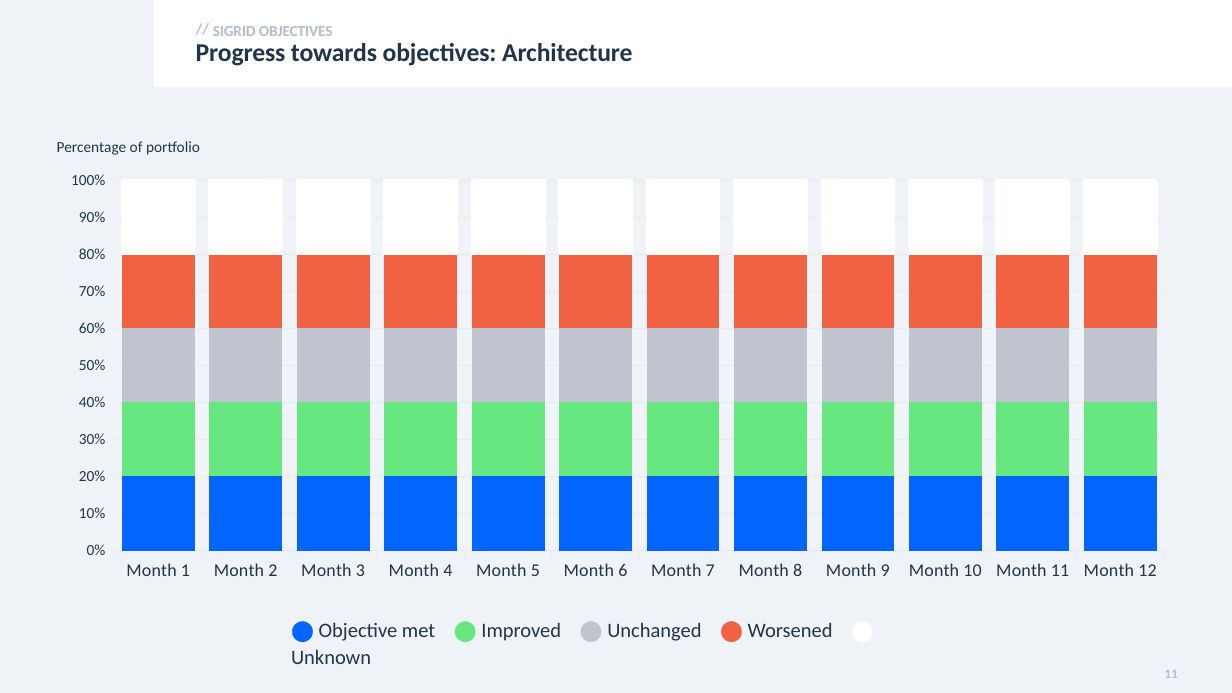
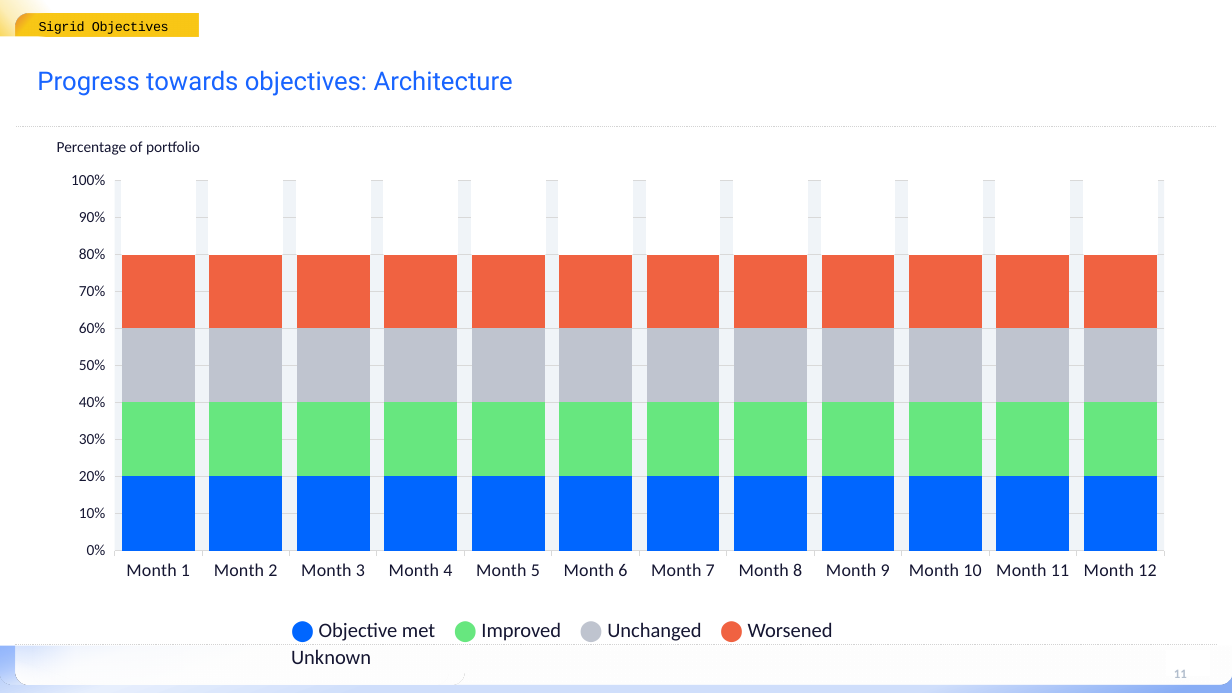
Before and after one commit to mardibiase/sigrid-integrations, a slide deck: slide 11 of report-generator/src/report_generator/presets/templates/portfolio-overview.pptx. Drawn at 1232x693 pixels with LibreOffice and Linux fonts; fonts in the diff are those of the drawing; background and template pictures are left out. Boxes give left, top, right and bottom in pixels: in the first picture for what was removed or moved away, otherwise in the second. Text is boxed around its words. In the diff, an @@ line names an element or a change of style, - is before the commit and + after.

```diff
--- a/report-generator/src/report_generator/presets/templates/portfolio-overview.pptx
+++ b/report-generator/src/report_generator/presets/templates/portfolio-overview.pptx
@@ rectangle removed at box(0, 0, 1232, 693) @@
@@ rectangle added at box(0, 0, 140, 43), fill gradient #F8C716 @@
@@ rounded rectangle added at box(16, 13, 128, 52), fill gradient #E88C36 to #F8C716 @@
@@ text at box(39, 21, 169, 34): text changed; size 12 to 10.5 pt; font Calibri to Courier New; text colour #B2BECD to #000000; bold off @@
-SIGRID OBJECTIVES
+Sigrid Objectives
@@ text "Sigrid Objectives": place and size @@
-text "Sigrid Objectives" at box(213, 26, 333, 36)
+text "Sigrid Objectives" at box(39, 13, 199, 36)
@@ text "Sigrid Objectives" at box(39, 13, 199, 36): vertical alignment top to middle; fill none to gradient #F8C716 to #F9C716 @@
@@ text removed at box(187, 15, 221, 43) @@
-//
@@ rectangle added at box(0, 36, 287, 67), fill #FFFFFF @@
@@ title "Progress towards objectives: Architecture": place and size @@
-title "Progress towards objectives: Architecture" at box(196, 43, 633, 66)
+title "Progress towards objectives: Architecture" at box(37, 70, 513, 96)
@@ title "Progress towards objectives: Architecture" at box(37, 70, 513, 96): font Calibri to Roboto, text colour #1F354B to #1864FF, letter spacing -0.1 to 0 pt, bold off; line spacing 0.9 to 1; vertical alignment top to middle @@
@@ line added from (1216, 127) to (16, 127), #D3D3D3 0.75 pt dashed @@
@@ text "Percentage of portfolio" at box(57, 141, 200, 155): text colour #1F354B to #151632 @@
@@ column stacked 100% chart at box(48, 163, 1187, 591) @@
@@ category axis changed @@
@@ value axis changed @@
@@ lettering changed @@
@@ rectangle: place and size @@
-rectangle at box(154, 0, 1232, 87)
+rectangle at box(0, 486, 1232, 646)
@@ text "⬤ Objective met ⬤ Improved ..." at box(291, 622, 833, 664): text colour #1F354B to #151632 in "Objective met Improved Unchanged Worsened Unknown" @@
@@ rectangle added at box(0, 640, 1232, 693), fill gradient #B8CEF9 to #E7EFFD to #CFDEFB to #88ADF5 @@
@@ rounded rectangle added at box(0, 631, 1232, 685), fill gradient #74A2FF to #E7EFFD to #FFFFFF @@
@@ line added from (15, 645) to (1218, 645), #D3D3D3 0.75 pt dashed @@
@@ rounded rectangle added at box(16, 632, 448, 685), fill gradient #FFFFFF @@
@@ rounded rectangle added at box(16, 632, 377, 685), fill gradient #FFFFFF @@
@@ rounded rectangle added at box(32, 632, 465, 685), fill gradient #FFFFFF @@
@@ rectangle added at box(1166, 650, 1212, 677), fill #FFFFFF @@
@@ page number: place and size @@
-page number at box(1165, 670, 1178, 678)
+page number at box(1174, 670, 1187, 678)
```
Also in this commit, not shown: 19 other slides changed, 3 slides added, 2 slides removed, 5 other files.
